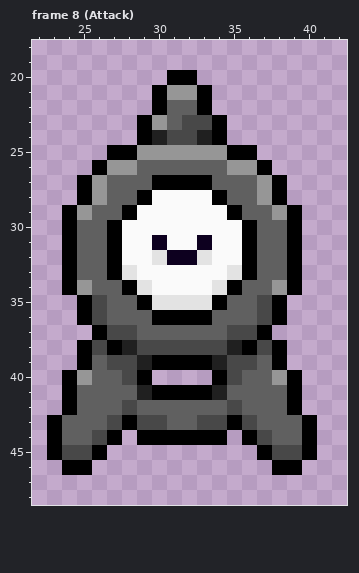
Two states of a pixel-art file, anims/unownA.aseprite. This is how it looked before the edit.
64x64 pixels, 17 frames. Shown: frame 8 (Attack): x 22..42, y 18..48.
Once edited:
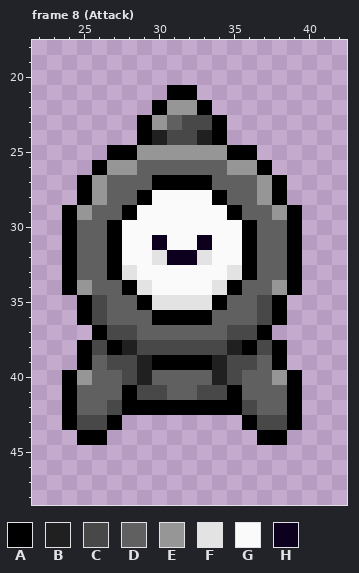
Palette (. is transparent): A #000000  B #202020  C #484848  D #606060  E #969696  F #e3e3e3  G #fafafa  H #0d001f
What changed:
Frame 8 (Attack), layer "Prongs":
y 20: x 31..32 AA -> ..
y 21: x 30..33 AEEA -> .AA.
y 22: x 31..32 DD -> EE
y 40: x 29..34 A....A -> BDDDDB
y 41: x 28..35 DBAAAABD -> ACCDDCCA
y 42: x 27..36 DCDDDDDDCD -> CAAAAAAAAC
y 43: x 23..40 ADDDCACCDDCCACDDDA -> .ACCA........ACCA.
y 44: x 23..27 ADDCA -> ..AA.; x 29..34 AAAAAA -> ......; x 36..40 ACDDA -> .AA..
y 45: x 23..26 ACCA -> ....; x 37..40 ACCA -> ....
y 46: x 24..25 AA -> ..; x 38..39 AA -> ..
